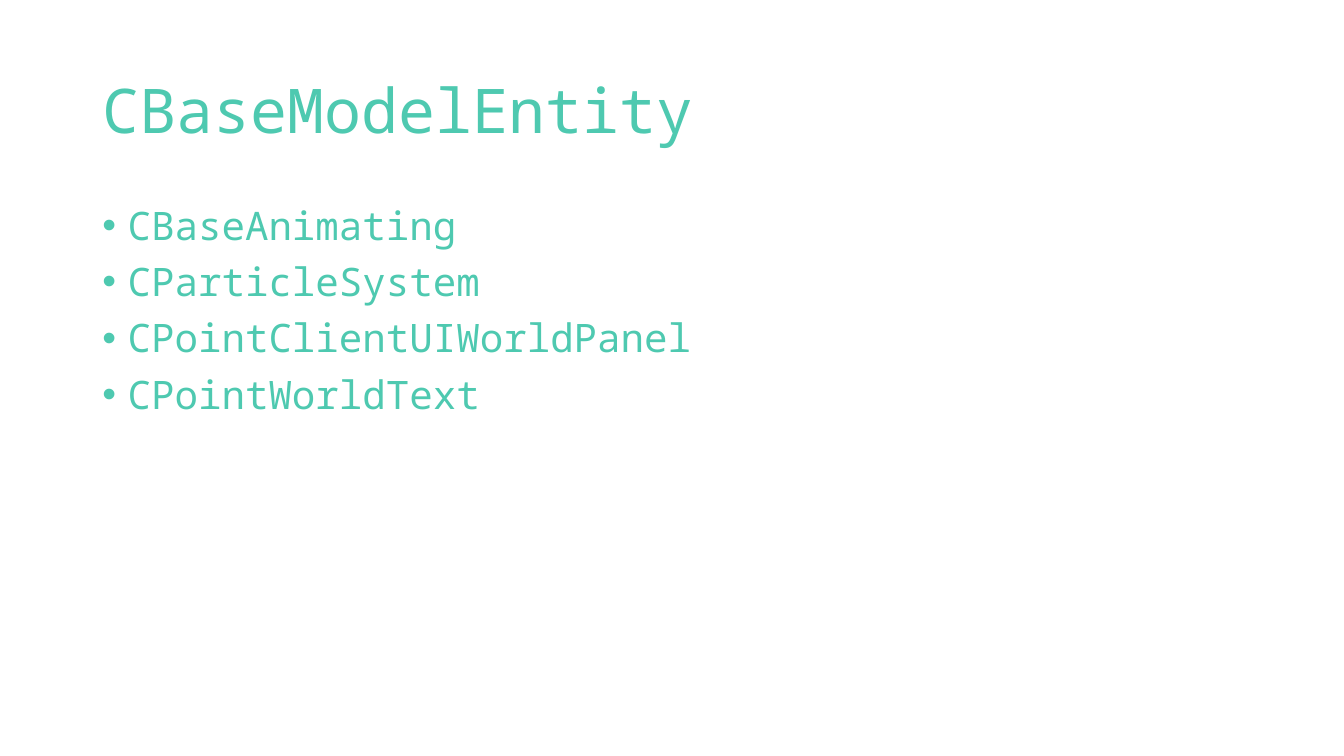
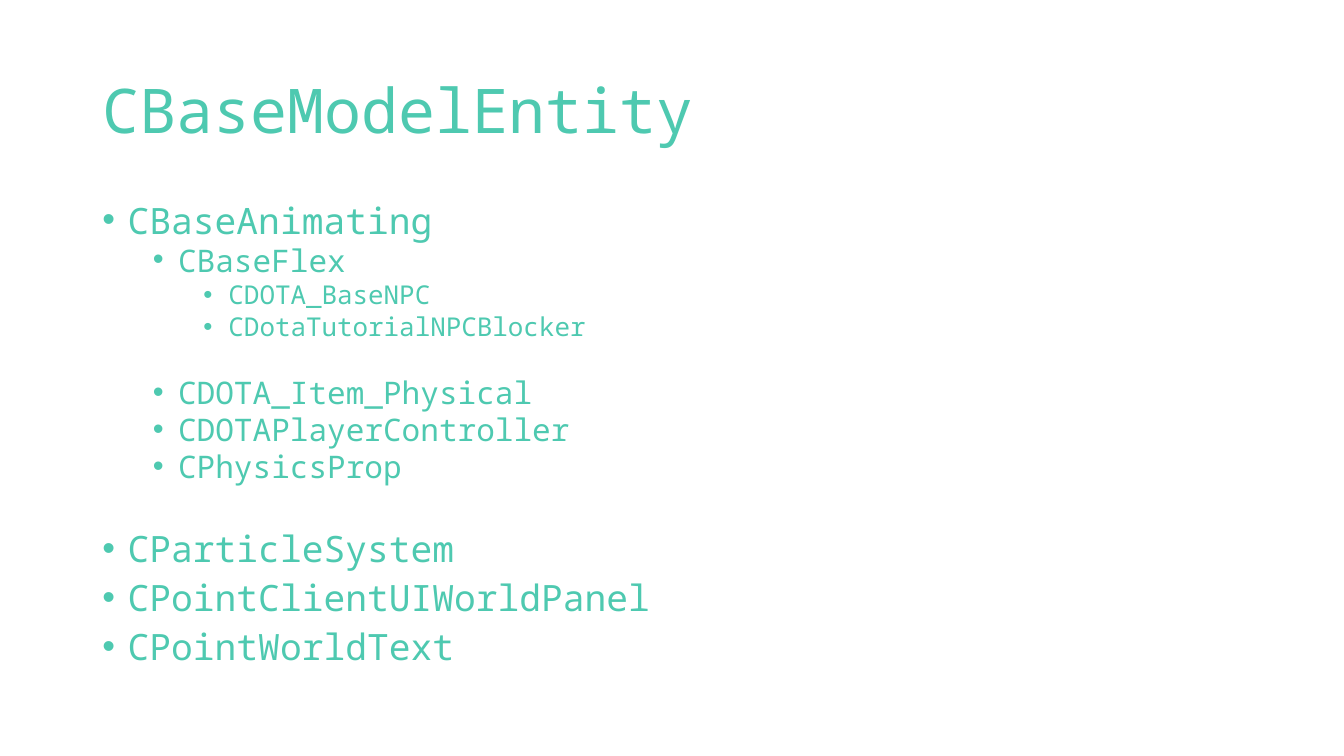
Before and after one commit to ihaiucom/ihaiu.blog, a slide deck: slide 4 of web/dota/dota @moddota dota-lua-types学习笔记.pptx. Drawn at 1344x756 pixels with LibreOffice and Linux fonts; fonts in the diff are those of the drawing. Boxes give left, top, right and bottom in pixels: in the first picture for what was removed or moved away, otherwise in the second. Text is boxed around its words. In the diff, an @@ line names an element or a change of style, - is before the commit and + after.

```diff
--- a/web/dota/dota @moddota dota-lua-types学习笔记.pptx
+++ b/web/dota/dota @moddota dota-lua-types学习笔记.pptx
@@ text at [128,206,650,661]: size 28 to 25.9 pt in "CBaseAnimating", "CParticleSystem", "CPointClientUIWorldPanel", "CPointWorldText"; line spacing 0.9 to 0.8 @@
@@ text at [178,248,585,486]: paragraphs added @@
+  • CBaseFlex
+    • CDOTA_BaseNPC
+    • CDotaTutorialNPCBlocker
+  • CDOTA_Item_Physical
+  • CDOTAPlayerController
+  • CPhysicsProp
```
Also in this commit, not shown: 3 slides added.
